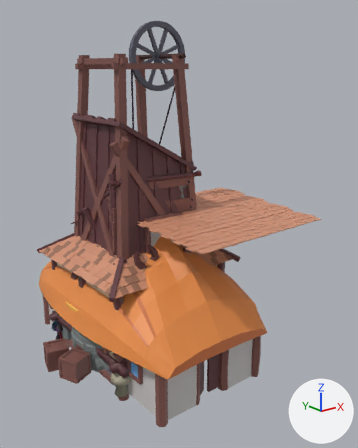
What one commit did to the FBX model Assets/Meshes/Buildings.fbx.
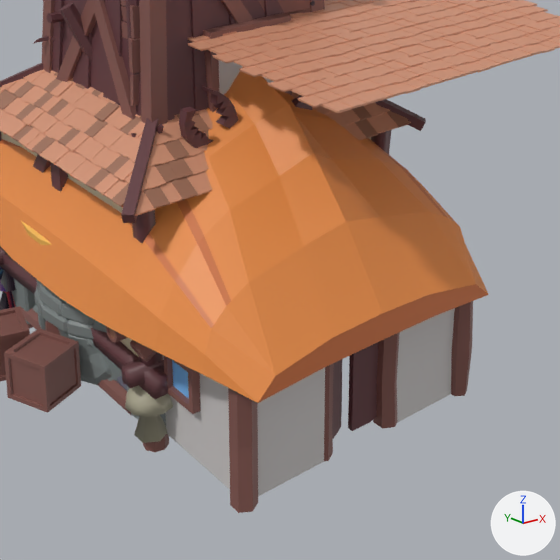
Each version appears first whole from a camera (50 mm lens) standing at (-8.39, -12.68, 8.92) and looking at (1.0, -0.95, 4.22), and next in a close-up on the part from 16% to 83% of the width and 46% to 100% of the height. Lighting does not change. The marker at lower right points along +X, +Y and +Z. Where no turn or scale is listed for an object, it has been applied to the vertices. Vertices at the same position are counted once.

The first close-up shows 'Barn', 'BuildingSite', 'Lookout', 'Mine', 'MineFrame', 'Sawmill', 'Shipwreck', 'SmallHouse', 'Smelter', 'Stonecutter', 'Storehouse', 'Tiles'.
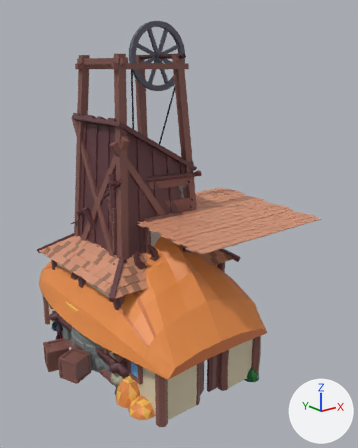
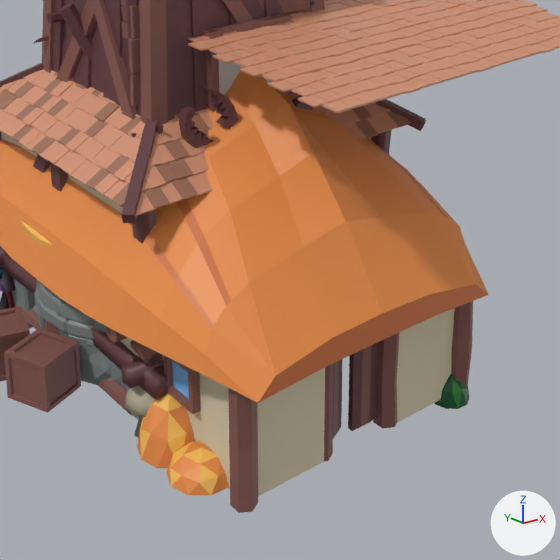
Edits to the scene script, one JSON object a line:
```json
{"block": "me_cube_008", "where": "# used by ob_barn; location = (0.0, 0.0, 0.0)"}
{"op": "remove", "block": "me_cube_008", "code": "me_cube_008.from_pydata(...)  # 810 vertices, 754 faces; spans x -2.55..2.55, y -4.08..3.74, z -0.16..4.37"}
{"op": "add", "block": "me_cube_008", "code": "me_cube_008.from_pydata(...)  # 940 vertices, 954 faces; spans x -2.55..2.55, y -4.08..3.74, z -0.26..4.37"}
{"block": "me_cube_008", "change": "me_cube_008 part 1: a new loose piece of 26 vertices spanning x 1.44..1.97, y -3.91..-3.39, z -0.26..0.2, in mat_material_001 (picture img_twilioquest_76_32x_png)"}
{"block": "me_cube_008", "change": "me_cube_008 part 2: a new loose piece of 26 vertices spanning x -2.3..-1.43, y -3.39..-2.54, z -0.14..0.21, in mat_material_001 (picture img_twilioquest_76_32x_png)"}
{"block": "me_cube_008", "change": "me_cube_008 part 3: a new loose piece of 26 vertices spanning x -2.3..-1.43, y -2.72..-1.88, z -0.17..0.62, in mat_material_001 (picture img_twilioquest_76_32x_png)"}
{"block": "me_cube_008", "change": "me_cube_008 part 4: 30 kept faces spanning x -1.78..1.84, y -3.71..3.39, z -0.16..2.47 get new texture (UV) coordinates"}
```

Location of each change, [x1, y1, x2, y2] in pixels of the close-ups (560 x 560 px):
```json
{"part": 1, "of": "me_cube_008", "change": "added", "after": [434, 374, 469, 409], "on screen": "green"}
{"part": 2, "of": "me_cube_008", "change": "added", "after": [166, 441, 229, 496], "on screen": "orange"}
{"part": 3, "of": "me_cube_008", "change": "added", "after": [137, 394, 194, 468], "on screen": "orange"}
{"part": 4, "of": "me_cube_008", "change": "surface changed", "before": [187, 308, 455, 496], "after": [187, 308, 455, 496], "on screen": "grey to yellow"}
```
